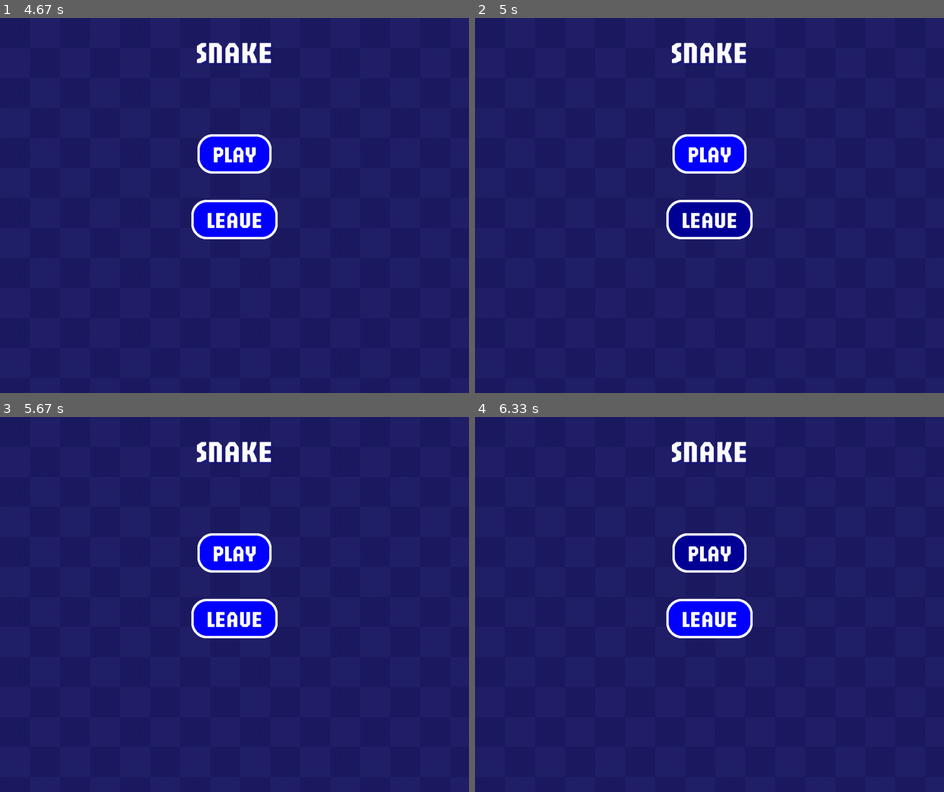
Above: before the commit, frames 1-4 (two rows, left to right).
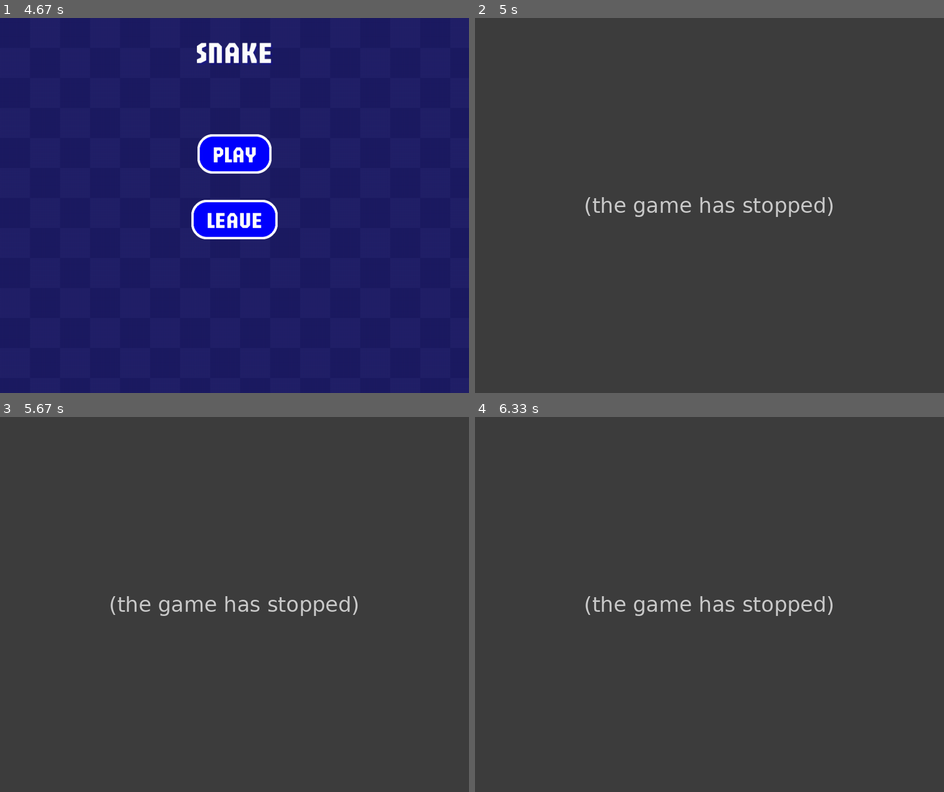
Above: after the commit, the same moments.

Repository: DevJ2K/snakeAI
Game: pygame game, started from srcs/Window.py
Same seed, same stepped clock (60 frames per second), same inputs: the game is played once before the commit and once after it.
Inputs (mouse positions are in pixels of both pictures, inside the frame that each line leads up to):
- Up to frame 1 (4.67 s): tap Enter at 0.33 s; click "PLAY" at 1.85 s; click (356, 66) at 2.18 s; click "PLAY" at 3.65 s; click (314, 336) at 3.98 s
- Up to frame 2 (5 s): click (686, 209) at 4.88 s
- Up to frame 3 (5.67 s): click (136, 582) at 5.22 s
- Up to frame 4 (6.33 s): click "PLAY" at 6.12 s

Frame 1 is identical in both runs. In frame 2, 100% of the frame differs, in the area x 0-100%, y 0-100%; in frame 3, 100%; in frame 4, 100%.
After the commit the program exited at 4.9 s; later frames show no game.

Commit message:
✅ : Handle on click function.

Diff:
--- a/srcs/Window.py
+++ b/srcs/Window.py
@@ -37,26 +37,33 @@
 
     def launch(self):
         # i = 0
-        while not self.run:
+        self.run = True
+        while self.run:
             self.create_background(pattern_size=64)
             self.buttons.clear()
             # print(i)
             # i += 1
             self.main_menu()
+            onclick = False
             for event in pygame.event.get():
                 if event.type == pygame.QUIT:
-                    self.run = True
+                    self.exit_window()
                 if event.type == pygame.KEYDOWN:
                     if event.key == pygame.K_ESCAPE:
-                        self.run = True
-                    print(event.dict)
-
-            self.update_button_hover(pygame.mouse.get_pos())
+                        self.exit_window()
+                if event.type == pygame.MOUSEBUTTONDOWN:
+                    if event.button == 1:
+                        onclick = True
+
+            self.update_button(pygame.mouse.get_pos(), onclick)
 
             pygame.display.update()
             self.clock.tick(self.FPS)
 
-    def update_button_hover(self, pos: tuple[int, int]):
+    def exit_window(self):
+        self.run = False
+
+    def update_button(self, pos: tuple[int, int], onclick: bool = False):
         # {
         #     "text": text,
         #     "x": x,
@@ -81,6 +88,8 @@
                     # print(f"Collisions with {button['text']}")
                     hover = True
                     final_hover = True
+                    if onclick:
+                        button['func']()
 
             self.add_button(
                 button['text'],
@@ -142,6 +151,7 @@
             y=self.SCREEN_HEIGHT / 2,
             bg_default="#0000FF",
             bg_hover="#000097",
+            func=self.exit_window
         )
 
     def add_text(
